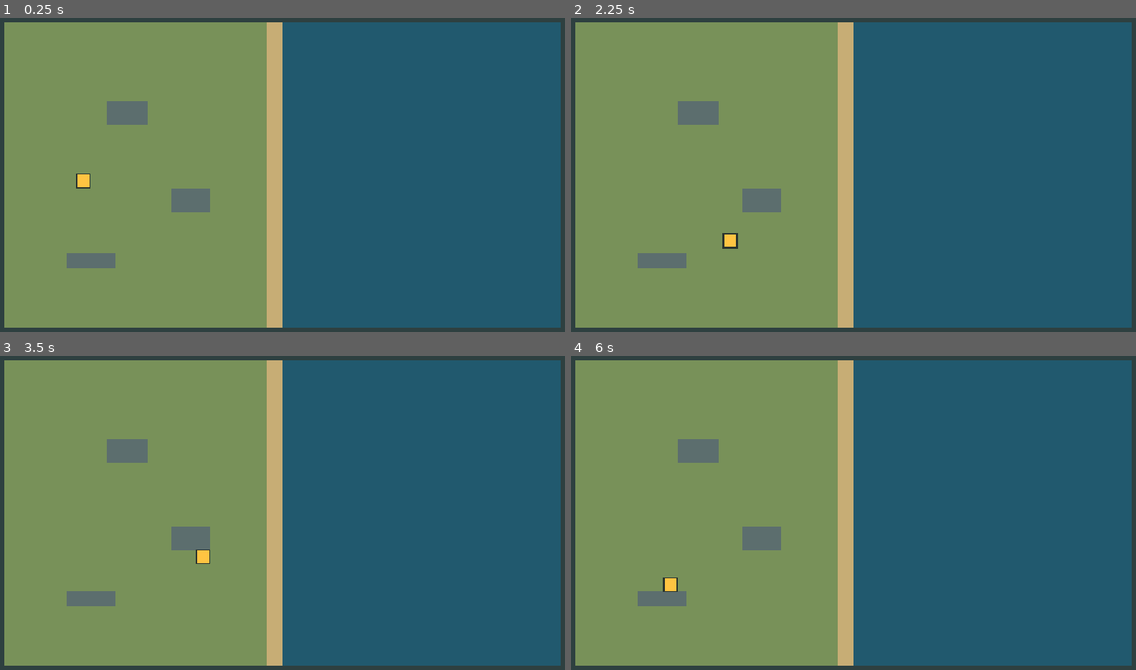
Above: before the commit, frames 1-4 (two rows, left to right).
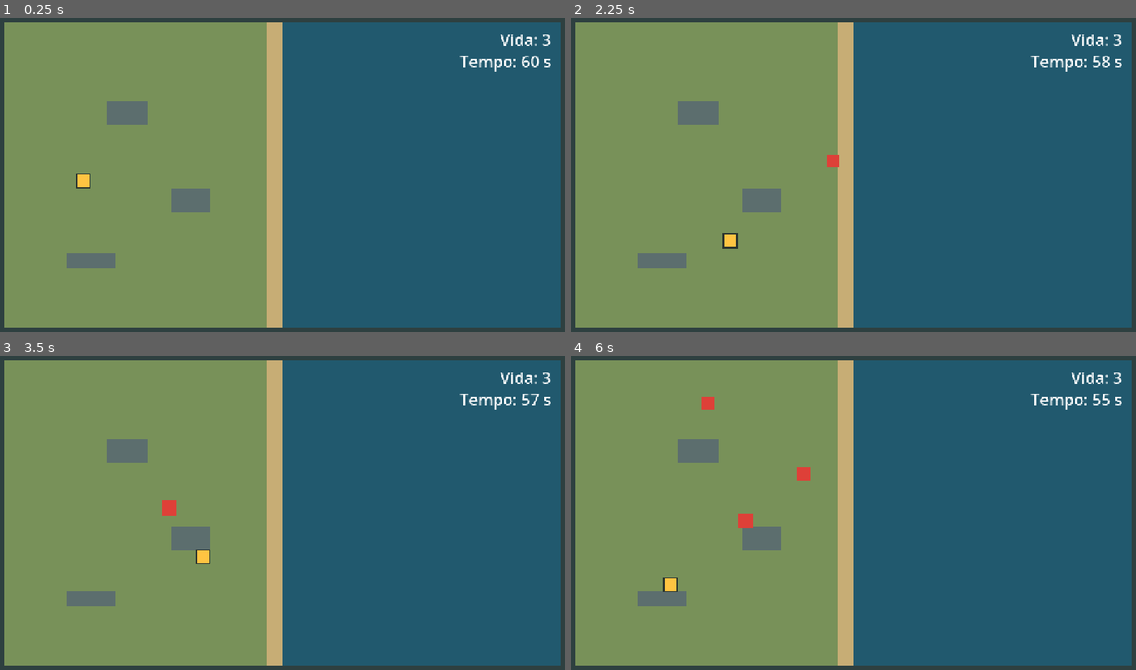
Above: after the commit, the same moments.

Repository: Allan357/river-jumper
Game: Godot game, scene res://scenes/margem.tscn
Same seed, same stepped clock (60 frames per second), same inputs: the game is played once before the commit and once after it.
Inputs:
- Up to frame 1 (0.25 s): no input
- Up to frame 2 (2.25 s): tap Enter (ui_accept) at 0.5, 0.6, 0.77, 1.07, 1.35, 1.52, 1.82, 2.1 s; hold Right (right) 0.53-1.28 s; hold Down (down) 1.28-2.03 s; hold Right (right) from 2.03 s (still down)
- Up to frame 3 (3.5 s): release Right (right) at 2.78 s; hold Up (up) from 2.78 s (still down); tap Enter (ui_accept) at 2.85, 3.02, 3.32 s
- Up to frame 4 (6 s): release Up (up) at 3.53 s; hold Left (left) 3.53-5.03 s; tap Enter (ui_accept) at 3.6, 3.77, 4.07, 4.35, 4.52, 4.82, 5.1, 5.85 s; hold Down (down) 5.03-5.78 s; hold Right (right) from 5.78 s (still down)

The runs differ from the first frame. In frame 1, 0.4% of the frame differs, in the area x 81-98%, y 5-18%; in frame 2, 0.5%; in frame 3, 0.5%; in frame 4, 0.7%, in the area x 23-98%, y 5-55%.

Commit message:
aula-09: horda do rio, vida e sobrevivência

Diff:
--- /dev/null
+++ b/entities/inimigo.tscn
@@ -0,0 +1,25 @@
+[gd_scene format=3]
+
+[ext_resource type="Script" path="res://scripts/inimigo.gd" id="1_inimigo"]
+
+[sub_resource type="RectangleShape2D" id="RectangleShape2D_inimigo"]
+size = Vector2(24, 24)
+
+[node name="Inimigo" type="CharacterBody2D" groups=["inimigo"]]
+z_index = 1
+collision_layer = 4
+collision_mask = 5
+motion_mode = 1
+script = ExtResource("1_inimigo")
+
+[node name="Corpo" type="ColorRect" parent="."]
+offset_left = -12.0
+offset_top = -12.0
+offset_right = 12.0
+offset_bottom = 12.0
+pivot_offset = Vector2(12, 12)
+mouse_filter = 2
+color = Color(0.87, 0.25, 0.22, 1)
+
+[node name="CollisionShape2D" type="CollisionShape2D" parent="."]
+shape = SubResource("RectangleShape2D_inimigo")
--- a/entities/jogador.tscn
+++ b/entities/jogador.tscn
@@ -7,11 +7,14 @@
 [sub_resource type="RectangleShape2D" id="RectangleShape2D_jogador"]
 size = Vector2(24, 24)
 
-[node name="Jogador" type="CharacterBody2D" unique_id=1100680395]
+[sub_resource type="CircleShape2D" id="CircleShape2D_hurtbox"]
+radius = 12.0
+
+[node name="Jogador" type="CharacterBody2D" unique_id=1100680395 groups=["player"]]
 z_index = 2
+collision_layer = 2
 motion_mode = 1
 script = ExtResource("1_script")
-speed = 160
 
 [node name="Contorno" type="ColorRect" parent="." unique_id=1411223721]
 offset_left = -15.0
@@ -33,3 +36,11 @@
 shape = SubResource("RectangleShape2D_jogador")
 
 [node name="Camera" parent="." instance=ExtResource("2_camera")]
+
+[node name="Hurtbox" type="Area2D" parent="."]
+collision_layer = 0
+collision_mask = 4
+monitorable = false
+
+[node name="CollisionShape2D" type="CollisionShape2D" parent="Hurtbox"]
+shape = SubResource("CircleShape2D_hurtbox")
--- a/project.godot
+++ b/project.godot
@@ -17,10 +17,8 @@
 
 [display]
 
-window/size/viewport_height=648
 window/size/mode=2
 window/stretch/mode="canvas_items"
-window/stretch/aspect="keep"
 
 [input]
 
@@ -49,6 +47,12 @@
 ]
 }
 
+[layer_names]
+
+2d_physics/layer_1="mundo"
+2d_physics/layer_2="jogador"
+2d_physics/layer_3="inimigo"
+
 [physics]
 
 3d/physics_engine="Jolt Physics"
--- /dev/null
+++ b/scenes/derrota.tscn
@@ -0,0 +1,24 @@
+[gd_scene format=3]
+
+[ext_resource type="Script" path="res://scripts/fim.gd" id="1_fim"]
+
+[node name="Fim" type="Control"]
+layout_mode = 3
+anchors_preset = 15
+anchor_right = 1.0
+anchor_bottom = 1.0
+grow_horizontal = 2
+grow_vertical = 2
+script = ExtResource("1_fim")
+
+[node name="Mensagem" type="Label" parent="."]
+layout_mode = 1
+anchors_preset = 15
+anchor_right = 1.0
+anchor_bottom = 1.0
+grow_horizontal = 2
+grow_vertical = 2
+theme_override_font_sizes/font_size = 48
+text = "Você perdeu!\nEnter para jogar de novo"
+horizontal_alignment = 1
+vertical_alignment = 1
--- a/scenes/margem.tscn
+++ b/scenes/margem.tscn
@@ -1,6 +1,8 @@
 [gd_scene format=3 uid="uid://2aamkmmw8mis"]
 
 [ext_resource type="PackedScene" uid="uid://bxxyxqgsxe18r" path="res://entities/jogador.tscn" id="1_jogador"]
+
+[ext_resource type="Script" path="res://scripts/margem.gd" id="2_margem"]
 
 [sub_resource type="RectangleShape2D" id="RectangleShape2D_0"]
 size = Vector2(560, 616)
@@ -27,6 +29,7 @@
 size = Vector2(96, 32)
 
 [node name="margem" type="Node2D" unique_id=1942837262]
+script = ExtResource("2_margem")
 metadata/_edit_vertical_guides_ = [1152.0]
 metadata/_edit_horizontal_guides_ = [648.0]
 
@@ -160,3 +163,38 @@
 
 [node name="Jogador" parent="." unique_id=1083495290 instance=ExtResource("1_jogador")]
 position = Vector2(176, 336)
+
+[node name="OrigemSaltos" type="Marker2D" parent="."]
+position = Vector2(624, 324)
+
+[node name="Horda" type="Timer" parent="."]
+process_callback = 0
+wait_time = 2.0
+one_shot = true
+autostart = true
+
+[node name="Relogio" type="Timer" parent="."]
+wait_time = 60.0
+one_shot = true
+autostart = true
+
+[node name="HUD" type="CanvasLayer" parent="."]
+
+[node name="Vida" type="Label" parent="HUD"]
+offset_left = 922.0
+offset_top = 29.0
+offset_right = 1116.0
+theme_override_font_sizes/font_size = 32
+text = "Vida: 3"
+horizontal_alignment = 2
+
+[node name="Tempo" type="Label" parent="HUD"]
+offset_left = 922.0
+offset_top = 73.0
+offset_right = 1116.0
+theme_override_font_sizes/font_size = 32
+text = "Tempo: 60 s"
+horizontal_alignment = 2
+
+[connection signal="timeout" from="Horda" to="." method="_on_horda_timeout"]
+[connection signal="timeout" from="Relogio" to="." method="vencer"]
--- /dev/null
+++ b/scenes/vitoria.tscn
@@ -0,0 +1,24 @@
+[gd_scene format=3]
+
+[ext_resource type="Script" path="res://scripts/fim.gd" id="1_fim"]
+
+[node name="Fim" type="Control"]
+layout_mode = 3
+anchors_preset = 15
+anchor_right = 1.0
+anchor_bottom = 1.0
+grow_horizontal = 2
+grow_vertical = 2
+script = ExtResource("1_fim")
+
+[node name="Mensagem" type="Label" parent="."]
+layout_mode = 1
+anchors_preset = 15
+anchor_right = 1.0
+anchor_bottom = 1.0
+grow_horizontal = 2
+grow_vertical = 2
+theme_override_font_sizes/font_size = 48
+text = "Você venceu!\nEnter para jogar de novo"
+horizontal_alignment = 1
+vertical_alignment = 1
--- /dev/null
+++ b/scripts/fim.gd
@@ -0,0 +1,7 @@
+extends Control
+
+
+# Reinício por Enter adaptado do roteiro prático da Aula 09, Parte 4.
+func _process(_delta: float) -> void:
+	if Input.is_action_just_pressed("ui_accept"):
+		get_tree().change_scene_to_file("res://scenes/margem.tscn")
--- /dev/null
+++ b/scripts/inimigo.gd
@@ -0,0 +1,65 @@
+extends CharacterBody2D
+
+const COR_VERDE := Color(0.28, 0.85, 0.38)
+const DURACAO_SALTO := 0.8
+const PAUSA_NO_CHAO := 0.35
+const PULOS_NO_TERRENO := 3
+const DISTANCIA_PULO := 48.0
+const ESCALA_INICIAL := 0.55
+const ESCALA_PICO := 1.35
+
+@onready var corpo: ColorRect = $Corpo
+
+
+# Pulos no terreno implementados com o Codex usando move_and_collide(), da documentação oficial da Godot.
+func saltar(destino: Vector2, verde: bool) -> void:
+	if verde:
+		corpo.color = COR_VERDE
+
+	await _pular_ate(destino)
+
+	for _pulo in range(PULOS_NO_TERRENO):
+		await get_tree().create_timer(PAUSA_NO_CHAO, false, true).timeout
+		var jogador := get_tree().get_first_node_in_group("player") as Node2D
+		if jogador == null:
+			queue_free()
+			return
+
+		var origem := global_position
+		var passo := origem.move_toward(jogador.global_position, DISTANCIA_PULO) - origem
+		var colisao := move_and_collide(passo, true)
+		if colisao != null:
+			passo = colisao.get_travel()
+		await _pular_ate(origem + passo)
+
+	await get_tree().create_timer(PAUSA_NO_CHAO, false, true).timeout
+	queue_free()
+
+
+# Animação por escala implementada com o Codex usando Tween.tween_method(), da documentação oficial da Godot.
+func _pular_ate(destino: Vector2) -> void:
+	var camada := collision_layer
+	var mascara := collision_mask
+	collision_layer = 0
+	collision_mask = 0
+
+	var origem := global_position
+	corpo.scale = Vector2.ONE * ESCALA_INICIAL
+	var salto := create_tween().set_process_mode(Tween.TWEEN_PROCESS_PHYSICS)
+	salto.tween_method(_animar_salto.bind(origem, destino), 0.0, 1.0, DURACAO_SALTO)
+	await salto.finished
+
+	global_position = destino
+	corpo.scale = Vector2.ONE
+	collision_layer = camada
+	collision_mask = mascara
+
+
+func _animar_salto(progresso: float, origem: Vector2, destino: Vector2) -> void:
+	global_position = origem.lerp(destino, progresso)
+	var escala: float
+	if progresso < 0.5:
+		escala = lerpf(ESCALA_INICIAL, ESCALA_PICO, progresso * 2.0)
+	else:
+		escala = lerpf(ESCALA_PICO, 1.0, progresso * 2.0 - 1.0)
+	corpo.scale = Vector2.ONE * escala
--- a/scripts/jogador.gd
+++ b/scripts/jogador.gd
@@ -1,13 +1,37 @@
 extends CharacterBody2D
 
 var speed = 160
+var vida := 3
+var invencivel := false
+
+@onready var hurtbox: Area2D = $Hurtbox
 
 
+# Movimento adaptado do exemplo “8-way movement” da documentação oficial da Godot.
 func get_input():
 	var input_direction = Input.get_vector("left", "right", "up", "down")
 	velocity = input_direction * speed
 
 
-func _physics_process(delta):
+func _physics_process(_delta):
 	get_input()
 	move_and_slide()
+
+
+# Dano e invencibilidade adaptados do roteiro prático da Aula 09, Parte 3.
+func _process(_delta: float) -> void:
+	if vida > 0 and not invencivel and hurtbox.has_overlapping_bodies():
+		levar_dano()
+
+
+func levar_dano() -> void:
+	vida -= 1
+	if vida <= 0:
+		get_tree().current_scene.perder()
+		return
+
+	invencivel = true
+	modulate.a = 0.4
+	await get_tree().create_timer(1.0).timeout
+	modulate.a = 1.0
+	invencivel = false
--- /dev/null
+++ b/scripts/margem.gd
@@ -0,0 +1,85 @@
+extends Node2D
+
+const CENA_INIMIGO := preload("res://entities/inimigo.tscn")
+
+var partida_encerrando := false
+var vermelhos_lancados := 0
+
+@onready var jogador := $Jogador
+@onready var terreno: ColorRect = $Terreno/Areia1
+@onready var origem_saltos: Marker2D = $OrigemSaltos
+@onready var horda: Timer = $Horda
+@onready var relogio: Timer = $Relogio
+@onready var texto_vida: Label = $HUD/Vida
+@onready var texto_tempo: Label = $HUD/Tempo
+
+
+# Placar adaptado do roteiro prático da Aula 09, Parte 4.
+func _process(_delta: float) -> void:
+	texto_vida.text = "Vida: %d" % jogador.vida
+	texto_tempo.text = "Tempo: %d s" % ceili(relogio.time_left)
+
+
+# Cadência baseada no roteiro da Aula 09, Parte 2; saltos e sequência 5:1 implementados com o Codex.
+func _on_horda_timeout() -> void:
+	horda.start(maxf(0.5, horda.wait_time * 0.95))
+	var inimigo := CENA_INIMIGO.instantiate() as CharacterBody2D
+	var verde := vermelhos_lancados == 5
+	var destino: Vector2 = jogador.global_position
+	if not verde:
+		var colisor: CollisionShape2D = inimigo.get_node("CollisionShape2D")
+		var forma := colisor.shape as RectangleShape2D
+		destino = _sortear_pouso(forma, inimigo.collision_mask)
+		if destino == Vector2.INF:
+			inimigo.free()
+			return
+
+	inimigo.position = to_local(Vector2(origem_saltos.global_position.x, destino.y))
+	add_child(inimigo)
+	inimigo.saltar(destino, verde)
+	vermelhos_lancados = 0 if verde else vermelhos_lancados + 1
+
+
+# Sorteio implementado com o Codex usando intersect_shape(), da documentação oficial da Godot.
+func _sortear_pouso(forma: RectangleShape2D, mascara: int) -> Vector2:
+	var folga := maxf(forma.size.x, forma.size.y) / 2.0 + 1.0
+	var area := terreno.get_global_rect().grow(-folga)
+	var consulta := PhysicsShapeQueryParameters2D.new()
+	consulta.shape = forma
+	consulta.collision_mask = mascara
+	var espaco := get_world_2d().direct_space_state
+
+	for tentativa in range(16):
+		var ponto := Vector2(randf_range(area.position.x, area.end.x),
+			randf_range(area.position.y, area.end.y))
+		consulta.transform = Transform2D(0.0, ponto)
+		if espaco.intersect_shape(consulta, 1).is_empty():
+			return ponto
+
+	return Vector2.INF
+
+
+# Encerramento adaptado do roteiro prático da Aula 09, Parte 4, com assistência do Codex.
+func vencer() -> void:
+	_agendar_fim()
+
+
+func perder() -> void:
+	_agendar_fim()
+
+
+func _agendar_fim() -> void:
+	if partida_encerrando:
+		return
+
+	partida_encerrando = true
+	horda.stop()
+	relogio.stop()
+	_encerrar.call_deferred()
+
+
+func _encerrar() -> void:
+	if jogador.vida <= 0:
+		get_tree().change_scene_to_file("res://scenes/derrota.tscn")
+	else:
+		get_tree().change_scene_to_file("res://scenes/vitoria.tscn")
Binary file added: aula-09.png
Not shown, added: aula-09.png.import
Not shown, added: scripts/fim.gd.uid
Not shown, added: scripts/inimigo.gd.uid
Not shown, added: scripts/margem.gd.uid
Not shown, changed: DEVLOG.md
